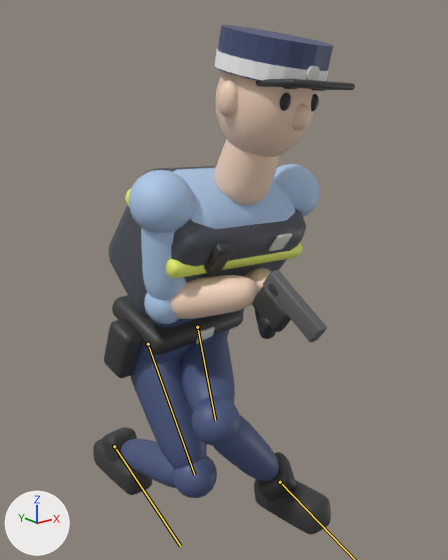
The glTF model assets/models/characters/officer.glb, before and after one commit.
The view is the same before and after, from a 50 mm camera at (-1.032, -1.451, 1.292) aimed at (0.055, -0.092, 0.749). Lighting does not change. The marker at lower left points along +X, +Y and +Z. The first picture is the older version. Both versions are drawn at frame 20 of the action 'crouch_walk'; the numbers are the values there. The bones that change are drawn over the model as lines.

In view in the first picture: 'belt', 'boot.L', 'bootcuff.L', 'bootcuff.R', 'cap', 'chest', 'forearm.R', 'head', 'knee.L', 'knee.R', 'neck', 'shin.L', 'shin.R', 'shoulder.R', 'thigh.L', 'thigh.R', 'vest' and 22 more.
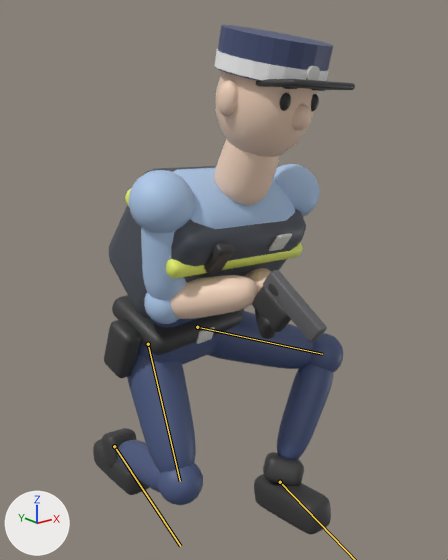
Where the change shows, as pixel boxes (x1, y1, x2, y2) in the pictures (448 x 560 px):
```json
{"object": "thigh.L", "change": "posed", "before": [180, 332, 235, 412], "after": [208, 311, 313, 369]}
{"object": "thigh.R", "change": "posed", "before": [130, 356, 207, 469], "after": [127, 354, 196, 472], "on screen": "10% narrower"}
{"object": "shin.L", "change": "posed", "before": [213, 416, 279, 481], "after": [277, 363, 333, 460]}
{"object": "knee.L", "change": "posed", "before": [192, 396, 240, 446], "after": [309, 333, 343, 372]}
{"object": "shin.R", "change": "posed", "before": [120, 439, 176, 488], "after": [117, 440, 160, 492]}
{"object": "knee.R", "change": "posed", "before": [172, 455, 217, 498], "after": [158, 463, 203, 505]}
{"object": "bootcuff.L", "change": "posed", "before": [256, 452, 296, 501], "after": [263, 452, 304, 486], "on screen": "30% shorter"}
{"object": "bootcuff.R", "change": "posed", "before": [102, 427, 137, 462], "after": [102, 428, 137, 468]}
{"bone": "thigh.L", "before": "(197, 327) to (215, 420)", "after": "(197, 327) to (322, 354)"}
{"bone": "thigh.R", "before": "(148, 344) to (194, 474)", "after": "(148, 344) to (180, 481)"}
```

The change, as JSON lines over the scene's bpy script:
```json
{"block": "bone_thigh_l", "where": "bone_thigh_l = bpy.data.objects['rig'].pose.bones['thigh.L']  # child of 'hips'"}
{"op": "set", "path": "bone_thigh_l.rotation_quaternion", "old": "(0.564, -0.694, 0.444, -0.056)", "new": "(0.548, -0.728, -0.411, -0.017)", "note": "degrees (-113, 25, -49) -> degrees (-117, -28, 41)"}
{"block": "bone_foot_l", "where": "bone_foot_l = bpy.data.objects['rig'].pose.bones['foot.L']  # child of 'shin.L'"}
{"op": "set", "path": "bone_foot_l.rotation_quaternion", "old": "(0.901, -0.137, -0.38, -0.159)", "new": "(0.889, -0.075, 0.348, 0.287)", "note": "degrees (-11, -47, -15) -> degrees (5, 41, 38)"}
{"block": "bone_thigh_r", "where": "bone_thigh_r = bpy.data.objects['rig'].pose.bones['thigh.R']  # child of 'hips'"}
{"op": "set", "path": "bone_thigh_r.rotation_quaternion", "old": "(0.916, -0.402, -0.002, 0.002)", "new": "(0.913, -0.4, 0.066, 0.042)", "note": "degrees (-47, 0, 0) -> degrees (-47, 9, 1)"}
{"block": "bone_foot_r", "where": "bone_foot_r = bpy.data.objects['rig'].pose.bones['foot.R']  # child of 'shin.R'"}
{"op": "set", "path": "bone_foot_r.rotation_quaternion", "old": "(0.798, -0.6, 0.047, 0.027)", "new": "(0.8, -0.599, 0.003, -0.04)", "note": "degrees (-74, 6, -1) -> degrees (-74, -2, -4)"}
```
